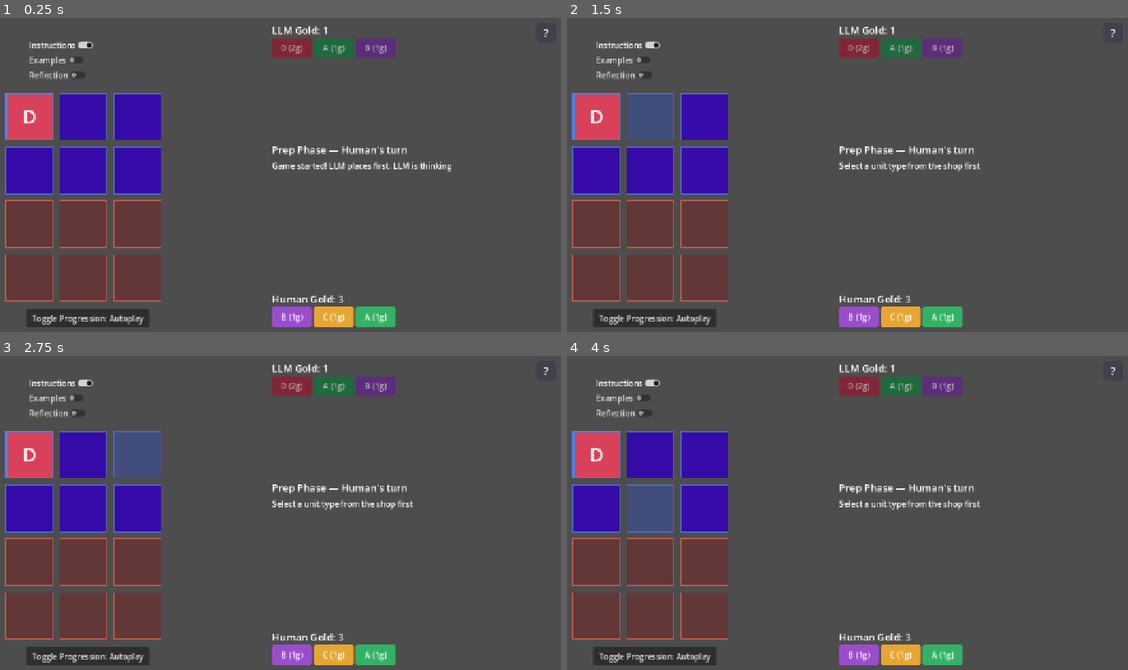
Above: before the commit, frames 1-4 (two rows, left to right).
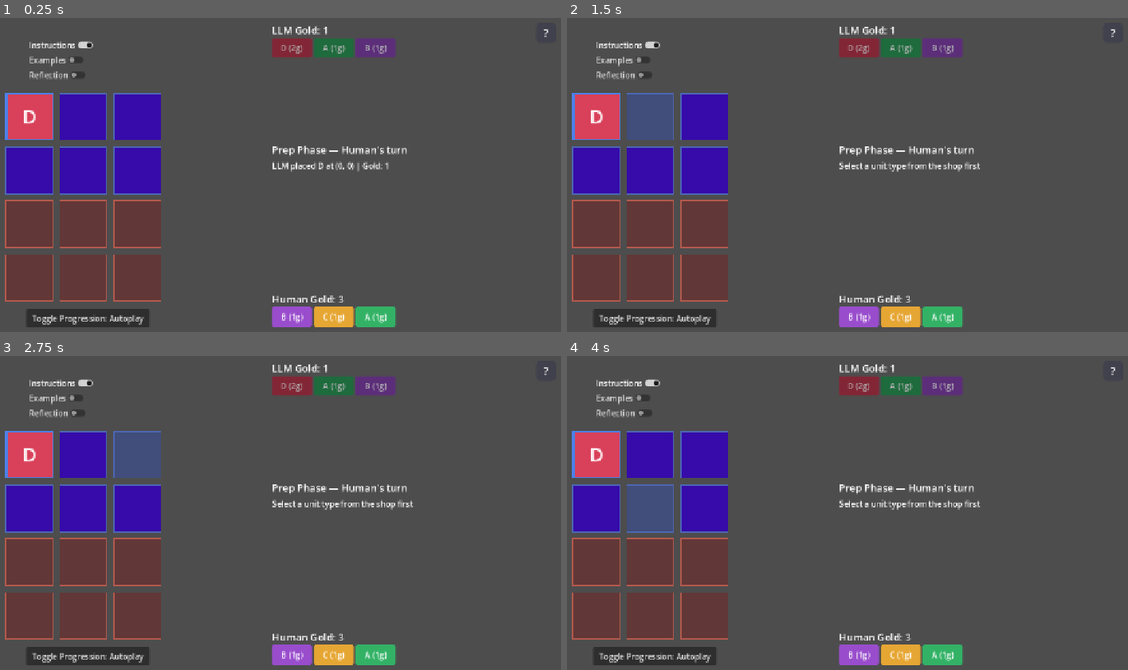
Above: after the commit, the same moments.

Repository: JadonJZhu/llm-autobattler
Game: Godot game, scene res://scenes/game_board.tscn
Two runs of this game, one before a commit and one after it. Both use one fixed random seed, a clock stepped at 60 frames per second and the inputs below.
Inputs (mouse positions are in pixels of both pictures, inside the frame that each line leads up to):
- Up to frame 1 (0.25 s): no input
- Up to frame 2 (1.5 s): click (595, 115) at 0.52 s; click (651, 115) at 1.27 s
- Up to frame 3 (2.75 s): click (134, 453) at 2.02 s
- Up to frame 4 (4 s): click (595, 509) at 2.77 s; click (651, 509) at 3.52 s

The runs differ from the first frame. In frame 1, 0.4% of the frame differs, in the area x 48-81%, y 45-49%; in frame 2, less than 0.1%; in frame 3, less than 0.1%; in frame 4, less than 0.1%.

Commit message:
Refactored terminal check logic to simplify scoring and removed redundant unit clearing function. Updated game start status display to conditionally show LLM thinking message based on game phase.

Diff:
--- a/godot/scripts/battle_engine.gd
+++ b/godot/scripts/battle_engine.gd
@@ -313,22 +313,13 @@
 	var both_stuck: bool = not llm_can_act and not human_can_act
 	var one_side_eliminated: bool = (llm_count == 0) != (human_count == 0)
 
-	# Auto-score remaining units when the opposing side is fully eliminated
-	if one_side_eliminated:
-		if llm_count == 0:
-			snapshot.human_escaped += human_count
-			_clear_owner_units(units, UnitData.Owner.HUMAN)
-		else:
-			snapshot.llm_escaped += llm_count
-			_clear_owner_units(units, UnitData.Owner.LLM)
-
 	var llm_escaped: int = snapshot.llm_escaped
 	var human_escaped: int = snapshot.human_escaped
-	var llm_score: int = llm_escaped if one_side_eliminated else llm_count + llm_escaped
-	var human_score: int = human_escaped if one_side_eliminated else human_count + human_escaped
-
-	result["llm_remaining"] = 0 if one_side_eliminated else llm_count
-	result["human_remaining"] = 0 if one_side_eliminated else human_count
+	var llm_score: int = llm_count + llm_escaped
+	var human_score: int = human_count + human_escaped
+
+	result["llm_remaining"] = llm_count
+	result["human_remaining"] = human_count
 	result["llm_escaped"] = llm_escaped
 	result["human_escaped"] = human_escaped
 	result["llm_score"] = llm_score
@@ -346,14 +337,6 @@
 			result["winner"] = null
 			result["event"] += " | Game over by stalemate. Tie on score %d-%d." % [llm_score, human_score]
 
-func _clear_owner_units(units: Dictionary, unit_owner: UnitData.Owner) -> void:
-	var to_remove: Array[Vector2i] = []
-	for cell_pos in units.keys():
-		if units[cell_pos]["owner"] == unit_owner:
-			to_remove.append(cell_pos)
-	for cell_pos in to_remove:
-		units.erase(cell_pos)
-
 
 func _increment_escaped(snapshot: BattleSnapshot, unit_owner: UnitData.Owner) -> void:
 	if unit_owner == UnitData.Owner.LLM:
--- a/godot/scripts/game_controller.gd
+++ b/godot/scripts/game_controller.gd
@@ -70,7 +70,13 @@
 	shop_ui.clear_reasoning_summary()
 	shop_ui.update_turn_label(turn_manager.get_current_phase_label())
 	_refresh_shop_ui()
-	shop_ui.update_status("Game started! LLM places first. LLM is thinking...")
+	# In fallback mode, LLM placement can complete synchronously during initialize().
+	# Only show thinking text if it is still the LLM's prep turn.
+	if (
+		turn_manager.phase == TurnManager.GamePhase.PREP
+		and turn_manager.prep_turn == TurnManager.PrepTurn.LLM
+	):
+		shop_ui.update_status("Game started! LLM places first. LLM is thinking...")
 
 
 func _on_shop_button_pressed(type: UnitData.UnitType) -> void:
